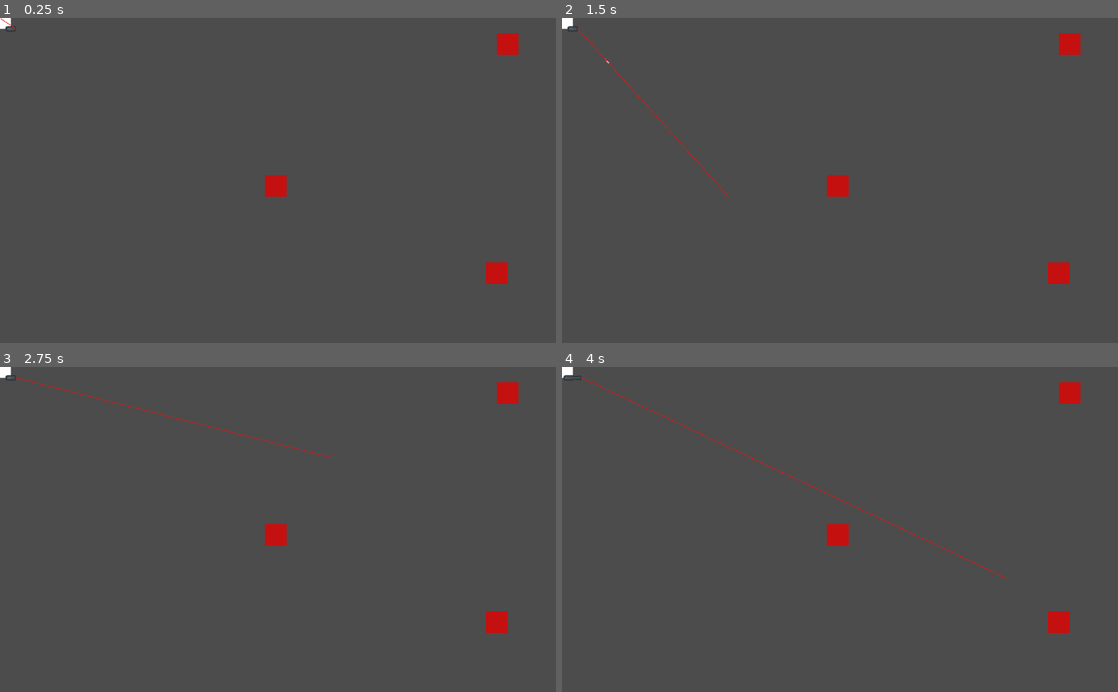
Above: before the commit, frames 1-4 (two rows, left to right).
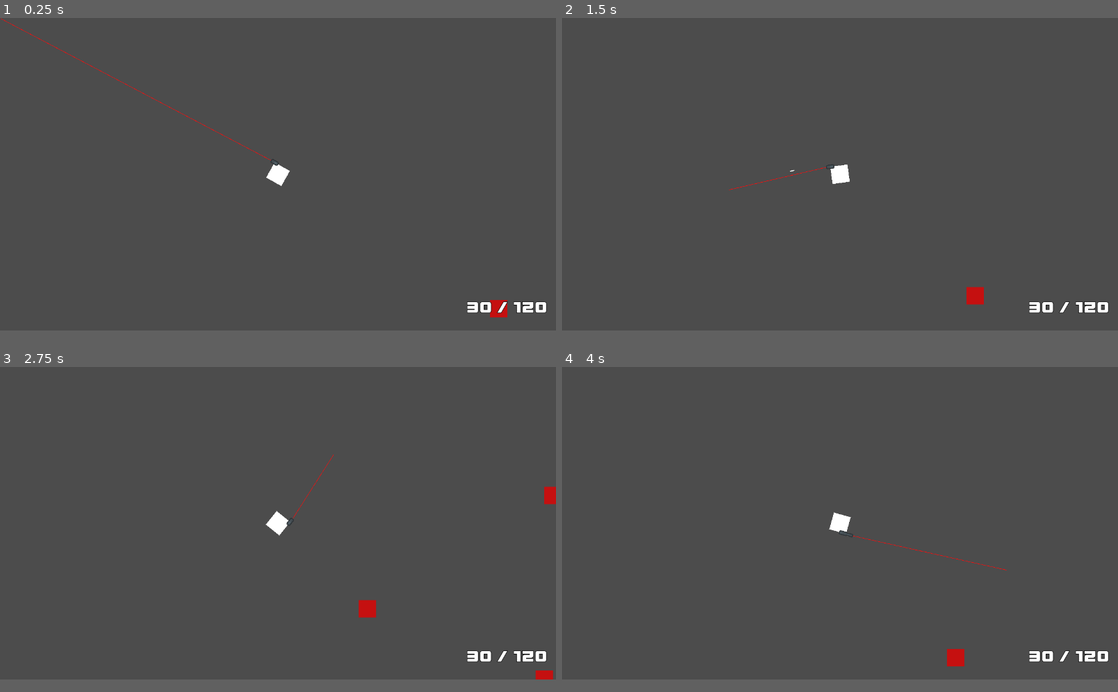
Above: after the commit, the same moments.

Repository: Eniiqz/CubeZ
Game: Godot game, scene res://World/World.tscn
Same seed, same stepped clock (60 frames per second), same inputs: the game is played once before the commit and once after it.
Inputs (mouse positions are in pixels of both pictures, inside the frame that each line leads up to):
- Up to frame 1 (0.25 s): no input
- Up to frame 2 (1.5 s): tap Enter at 0.5 s; move the mouse to (962, 164) at 0.52 s; hold D (move_right) 0.53-1.28 s; hold Shift (move_sprint) 0.53-1.28 s; move the mouse to (728, 196) at 1.27 s; hold S (move_down) from 1.28 s (still down); click (728, 196) at 1.35 s
- Up to frame 3 (2.75 s): move the mouse to (333, 458) at 2.02 s; release S (move_down) at 2.03 s; hold D (move_right) from 2.03 s (still down); tap 1 (weapon_slot_1) at 2.1 s
- Up to frame 4 (4 s): move the mouse to (812, 594) at 2.77 s; release D (move_right) at 2.78 s; hold W (move_up) 2.78-3.53 s; tap 2 (weapon_slot_2) at 2.85 s; move the mouse to (1006, 578) at 3.52 s; hold A (move_left) from 3.53 s (still down); hold 3 (weapon_slot_3) from 3.53 s (still down)
In our replay, the window is 800x468 before the commit and 800x450 after it. These sizes can differ from the game's own. Grey fills any space a smaller window leaves; there, only what the larger window draws over its background counts as a difference.

The runs differ from the first frame. In frame 1, 1.5% of the frame differs, in the area x 0-99%, y 0-93%; in frame 2, 1.6%; in frame 3, 1.9%, in the area x 0-100%, y 0-97%; in frame 4, 1.8%.
Error before the commit: Parse Error: Can't preload resource at path: res://User Interface/WeaponUI.tscn (res://Player/Player.gd:24)

Commit message:
Added first HUD

Diff:
--- a/Player/Player.gd
+++ b/Player/Player.gd
@@ -21,7 +21,7 @@
 
 onready var PlayerCamera = get_node("PlayerCamera")
 onready var PlayerHitCooldown = get_node("HitCooldown")
-onready var WeaponUI = preload("res://User Interface/WeaponUI.tscn")
+onready var Interface = preload("res://User Interface/Interface.tscn")
 
 
 signal on_damage
--- a/Player/Player.tscn
+++ b/Player/Player.tscn
@@ -65,6 +65,7 @@
 shape = SubResource( 2 )
 
 [node name="PlayerCamera" type="Camera2D" parent="."]
+z_index = 3
 
 [node name="HitCooldown" type="Timer" parent="."]
 one_shot = true
--- /dev/null
+++ b/User Interface/HUD.tscn
@@ -0,0 +1,46 @@
+[gd_scene load_steps=2 format=2]
+
+[ext_resource path="res://User Interface/custom_font.tres" type="DynamicFont" id=1]
+
+[node name="HUD" type="Node2D"]
+
+[node name="CanvasLayer" type="CanvasLayer" parent="."]
+
+[node name="Ammo" type="Label" parent="CanvasLayer"]
+margin_left = 1072.98
+margin_top = 642.727
+margin_right = 1131.98
+margin_bottom = 687.727
+custom_fonts/font = ExtResource( 1 )
+text = "30"
+align = 1
+valign = 1
+__meta__ = {
+"_edit_use_anchors_": false
+}
+
+[node name="Slash" type="Label" parent="CanvasLayer"]
+margin_left = 1142.52
+margin_top = 642.727
+margin_right = 1169.52
+margin_bottom = 687.727
+custom_fonts/font = ExtResource( 1 )
+text = "/"
+align = 1
+valign = 1
+__meta__ = {
+"_edit_use_anchors_": false
+}
+
+[node name="Reserve" type="Label" parent="CanvasLayer"]
+margin_left = 1181.41
+margin_top = 642.727
+margin_right = 1259.41
+margin_bottom = 687.727
+custom_fonts/font = ExtResource( 1 )
+text = "120"
+align = 1
+valign = 1
+__meta__ = {
+"_edit_use_anchors_": false
+}
--- /dev/null
+++ b/User Interface/custom_font.tres
@@ -0,0 +1,11 @@
+[gd_resource type="DynamicFont" load_steps=2 format=2]
+
+[sub_resource type="DynamicFontData" id=1]
+font_path = "res://User Interface/Excluded.ttf"
+
+[resource]
+size = 45
+outline_size = 1
+outline_color = Color( 0, 0, 0, 1 )
+use_filter = true
+font_data = SubResource( 1 )
--- a/project.godot
+++ b/project.godot
@@ -41,6 +41,16 @@
 config/name="Top Down Shooter"
 run/main_scene="res://World/World.tscn"
 config/icon="res://icon.png"
+
+[autoload]
+
+Hud="*res://User Interface/HUD.tscn"
+
+[display]
+
+window/size/width=1280
+window/size/height=720
+window/stretch/aspect="expand"
 
 [input]
 
